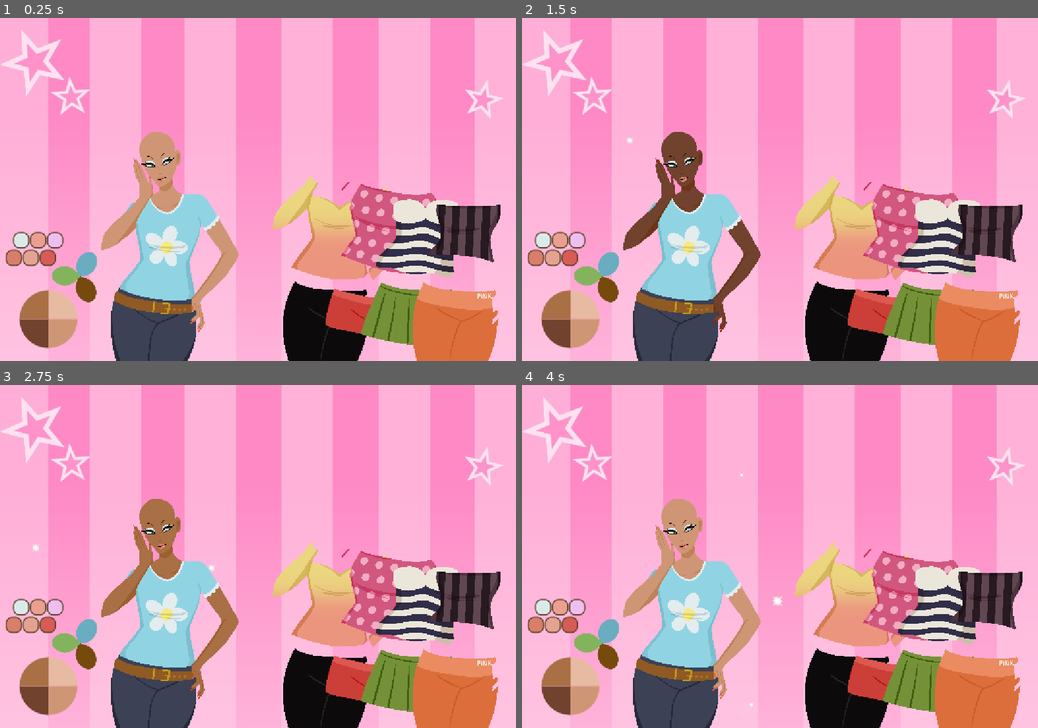
Above: before the commit, frames 1-4 (two rows, left to right).
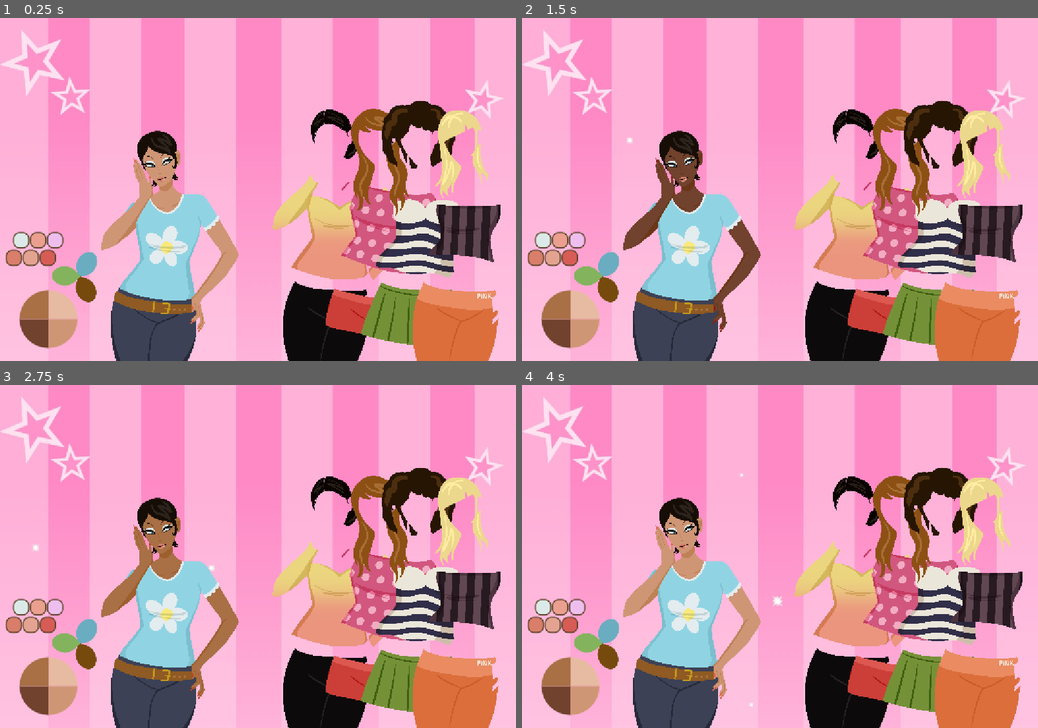
Above: after the commit, the same moments.

Repository: b00kworm4lyf3/ATLS4140-dress-up
Game: Godot game, scene res://main.tscn
Same seed, same stepped clock (60 frames per second), same inputs: the game is played once before the commit and once after it.
Inputs (mouse positions are in pixels of both pictures, inside the frame that each line leads up to):
- Up to frame 1 (0.25 s): no input
- Up to frame 2 (1.5 s): click (583, 306) at 0.5 s; click (558, 333) at 1.25 s
- Up to frame 3 (2.75 s): click (36, 673) at 2 s
- Up to frame 4 (4 s): click (583, 700) at 2.75 s; click (609, 631) at 3.5 s

The runs differ from the first frame. In frame 1, 4.5% of the frame differs, in the area x 26-95%, y 24-58%; in frame 2, 4.5%; in frame 3, 4.5%; in frame 4, 4.5%.

Commit message:
all hair added

Diff:
--- /dev/null
+++ b/assets/hair/blond_hair.tscn
@@ -0,0 +1,20 @@
+[gd_scene format=3 uid="uid://bbmyfu2f2dh4v"]
+
+[ext_resource type="Texture2D" uid="uid://niy1pt2y5aug" path="res://assets/hair/blonde_hair.png" id="1_2vspf"]
+[ext_resource type="Script" uid="uid://cj4tu5m7shb6u" path="res://scripts/drag_and_drop.gd" id="2_e5m3a"]
+[ext_resource type="AudioStream" uid="uid://ogun70e58i1r" path="res://assets/sound/zipclick.wav" id="3_be428"]
+
+[node name="Sprite2D" type="Sprite2D" unique_id=329895496 groups=["clothing"]]
+texture = ExtResource("1_2vspf")
+script = ExtResource("2_e5m3a")
+
+[node name="Area2D" type="Area2D" parent="." unique_id=1791838675]
+
+[node name="CollisionPolygon2D" type="CollisionPolygon2D" parent="Area2D" unique_id=827413150]
+polygon = PackedVector2Array(-331, -176, -440, -317, -357, -441, -382, -846, -398, -929, -377, -1058, -311, -1159, -189, -1210, -81, -1198, 46, -1127, 108, -1007, 108, -954, 110, -805, 124, -584, 196, -443, 179, -377, 106, -333, 7, -600, -18, -678, 9, -996, -322, -830, -129, -556, -122, -503, -214, -232)
+
+[node name="AudioStreamPlayer" type="AudioStreamPlayer" parent="." unique_id=1663053800]
+stream = ExtResource("3_be428")
+bus = &"Sound Effects"
+
+[connection signal="input_event" from="Area2D" to="." method="_on_area_2d_input_event"]
--- /dev/null
+++ b/assets/hair/curly_hair.tscn
@@ -0,0 +1,20 @@
+[gd_scene format=3 uid="uid://6adcegidnm55"]
+
+[ext_resource type="Texture2D" uid="uid://crlvwphgduwm8" path="res://assets/hair/curly_hair.png" id="1_4w20g"]
+[ext_resource type="Script" uid="uid://cj4tu5m7shb6u" path="res://scripts/drag_and_drop.gd" id="2_y6e3x"]
+[ext_resource type="AudioStream" uid="uid://ogun70e58i1r" path="res://assets/sound/zipclick.wav" id="3_132t4"]
+
+[node name="Sprite2D" type="Sprite2D" unique_id=329895496 groups=["clothing"]]
+texture = ExtResource("1_4w20g")
+script = ExtResource("2_y6e3x")
+
+[node name="Area2D" type="Area2D" parent="." unique_id=1791838675]
+
+[node name="CollisionPolygon2D" type="CollisionPolygon2D" parent="Area2D" unique_id=827413150]
+polygon = PackedVector2Array(-368, -549, -457, -594, -533, -713, -553, -931, -525, -1106, -406, -1237, -108, -1321, -19, -1301, 143, -1235, 260, -1116, 292, -997, 310, -853, 265, -673, 229, -630, 49, -541, 14, -665, 62, -794, 49, -924, -146, -992, -237, -974, -277, -888, -135, -556, -138, -526, -209, -521)
+
+[node name="AudioStreamPlayer" type="AudioStreamPlayer" parent="." unique_id=1663053800]
+stream = ExtResource("3_132t4")
+bus = &"Sound Effects"
+
+[connection signal="input_event" from="Area2D" to="." method="_on_area_2d_input_event"]
--- /dev/null
+++ b/assets/hair/ginger_hair.tscn
@@ -0,0 +1,20 @@
+[gd_scene format=3 uid="uid://d1dwbgwabk3nk"]
+
+[ext_resource type="Texture2D" uid="uid://bvhoxaxthmct4" path="res://assets/hair/ginger_hair.png" id="1_nc1gf"]
+[ext_resource type="Script" uid="uid://cj4tu5m7shb6u" path="res://scripts/drag_and_drop.gd" id="2_jx0kh"]
+[ext_resource type="AudioStream" uid="uid://ogun70e58i1r" path="res://assets/sound/zipclick.wav" id="3_dc25n"]
+
+[node name="Sprite2D" type="Sprite2D" unique_id=329895496 groups=["clothing"]]
+texture = ExtResource("1_nc1gf")
+script = ExtResource("2_jx0kh")
+
+[node name="Area2D" type="Area2D" parent="." unique_id=1791838675]
+
+[node name="CollisionPolygon2D" type="CollisionPolygon2D" parent="Area2D" unique_id=827413150]
+polygon = PackedVector2Array(-331, -37, -377, -328, -358, -424, -314, -523, -319, -688, -406, -924, -388, -1019, -337, -1132, -235, -1203, -143, -1211, -49, -1199, 64, -1144, 127, -1050, 152, -996, 169, -929, 181, -845, 158, -701, 221, -575, 261, -452, 238, -345, 271, -190, 207, -71, 175, -35, 121, 36, 45, -207, 76, -343, 19, -586, 7, -663, 57, -797, 71, -893, -182, -943, -309, -929, -316, -831, -132, -567, -127, -519, -178, -337, -180, -94)
+
+[node name="AudioStreamPlayer" type="AudioStreamPlayer" parent="." unique_id=1663053800]
+stream = ExtResource("3_dc25n")
+bus = &"Sound Effects"
+
+[connection signal="input_event" from="Area2D" to="." method="_on_area_2d_input_event"]
--- /dev/null
+++ b/assets/hair/pixie_hair.tscn
@@ -0,0 +1,20 @@
+[gd_scene format=3 uid="uid://b5dqm2t803krj"]
+
+[ext_resource type="Texture2D" uid="uid://dch7cfh4ai4u3" path="res://assets/hair/pixie_hair.png" id="1_ge7nf"]
+[ext_resource type="Script" uid="uid://cj4tu5m7shb6u" path="res://scripts/drag_and_drop.gd" id="2_r81wk"]
+[ext_resource type="AudioStream" uid="uid://ogun70e58i1r" path="res://assets/sound/zipclick.wav" id="3_8fkhc"]
+
+[node name="Sprite2D" type="Sprite2D" unique_id=329895496 groups=["clothing"]]
+texture = ExtResource("1_ge7nf")
+script = ExtResource("2_r81wk")
+
+[node name="Area2D" type="Area2D" parent="." unique_id=1791838675]
+
+[node name="CollisionPolygon2D" type="CollisionPolygon2D" parent="Area2D" unique_id=827413150]
+polygon = PackedVector2Array(-188, -555, -310, -749, -376, -914, -397, -1011, -351, -1120, -241, -1192, -137, -1207, -17, -1167, 50, -1095, 73, -979, 76, -821, 54, -770, 88, -657, 65, -631, 21, -656, 6, -810, 27, -899, -192, -960, -281, -958, -317, -880, -281, -754, -159, -581)
+
+[node name="AudioStreamPlayer" type="AudioStreamPlayer" parent="." unique_id=1663053800]
+stream = ExtResource("3_8fkhc")
+bus = &"Sound Effects"
+
+[connection signal="input_event" from="Area2D" to="." method="_on_area_2d_input_event"]
--- /dev/null
+++ b/assets/hair/slickback_bun.tscn
@@ -0,0 +1,20 @@
+[gd_scene format=3 uid="uid://c5dedo6ptwli2"]
+
+[ext_resource type="Texture2D" uid="uid://bn7k8862lnhsr" path="res://assets/hair/slickback_bun.png" id="1_1kh54"]
+[ext_resource type="Script" uid="uid://cj4tu5m7shb6u" path="res://scripts/drag_and_drop.gd" id="2_aqo4j"]
+[ext_resource type="AudioStream" uid="uid://ogun70e58i1r" path="res://assets/sound/zipclick.wav" id="3_6o0qc"]
+
+[node name="Sprite2D" type="Sprite2D" unique_id=329895496 groups=["clothing"]]
+texture = ExtResource("1_1kh54")
+script = ExtResource("2_aqo4j")
+
+[node name="Area2D" type="Area2D" parent="." unique_id=1791838675]
+
+[node name="CollisionPolygon2D" type="CollisionPolygon2D" parent="Area2D" unique_id=827413150]
+polygon = PackedVector2Array(-323, -811, -357, -869, -367, -950, -366, -1031, -326, -1119, -263, -1176, -210, -1202, -152, -1209, -82, -1198, 8, -1155, 61, -1106, 90, -1035, 112, -953, 107, -827, 119, -853, 134, -851, 149, -838, 155, -823, 162, -799, 168, -739, 149, -699, 104, -651, 64, -630, 19, -652, 66, -793, 66, -896, 56, -902, 45, -923, 35, -950, -19, -980, -106, -1032, -206, -1036, -283, -978, -313, -898)
+
+[node name="AudioStreamPlayer" type="AudioStreamPlayer" parent="." unique_id=1663053800]
+stream = ExtResource("3_6o0qc")
+bus = &"Sound Effects"
+
+[connection signal="input_event" from="Area2D" to="." method="_on_area_2d_input_event"]
--- a/main.tscn
+++ b/main.tscn
@@ -27,6 +27,11 @@
 [ext_resource type="Texture2D" uid="uid://dc6453wvsuy7e" path="res://assets/eyes/green_eyes.png" id="18_82xsv"]
 [ext_resource type="Script" uid="uid://ctmmqikwcx7aw" path="res://scripts/lips.gd" id="23_d13ii"]
 [ext_resource type="Script" uid="uid://ksyhjsaco07j" path="res://scripts/shadow.gd" id="27_a6jrf"]
+[ext_resource type="PackedScene" uid="uid://b5dqm2t803krj" path="res://assets/hair/pixie_hair.tscn" id="27_qsp4k"]
+[ext_resource type="PackedScene" uid="uid://d1dwbgwabk3nk" path="res://assets/hair/ginger_hair.tscn" id="28_kq58d"]
+[ext_resource type="PackedScene" uid="uid://c5dedo6ptwli2" path="res://assets/hair/slickback_bun.tscn" id="28_xuqvo"]
+[ext_resource type="PackedScene" uid="uid://6adcegidnm55" path="res://assets/hair/curly_hair.tscn" id="29_seu75"]
+[ext_resource type="PackedScene" uid="uid://bbmyfu2f2dh4v" path="res://assets/hair/blond_hair.tscn" id="30_htxhm"]
 
 [sub_resource type="CanvasItemMaterial" id="CanvasItemMaterial_nwoa8"]
 particles_animation = true
@@ -400,6 +405,26 @@
 position = Vector2(500, 24)
 scale = Vector2(0.2, 0.2)
 
+[node name="slickback_bun" parent="." unique_id=1475286543 instance=ExtResource("28_xuqvo")]
+position = Vector2(200, -25)
+scale = Vector2(0.2, 0.2)
+
+[node name="pixie_hair" parent="." unique_id=1285455945 instance=ExtResource("27_qsp4k")]
+position = Vector2(-200, 24)
+scale = Vector2(0.2, 0.2)
+
+[node name="ginger_hair" parent="." unique_id=896219185 instance=ExtResource("28_kq58d")]
+position = Vector2(300, -25)
+scale = Vector2(0.2, 0.2)
+
+[node name="curly_hair" parent="." unique_id=230160948 instance=ExtResource("29_seu75")]
+position = Vector2(400, -25)
+scale = Vector2(0.2, 0.2)
+
+[node name="Sprite2D" parent="." unique_id=2134226055 instance=ExtResource("30_htxhm")]
+position = Vector2(500, -25)
+scale = Vector2(0.2, 0.2)
+
 [node name="skinParent" type="Node2D" parent="." unique_id=1808622998]
 position = Vector2(-484, 155)
 scale = Vector2(1.9200001, 1.9200001)
Renamed: assets/accessories/empty_fit.tscn -> assets/empty_fit.tscn
